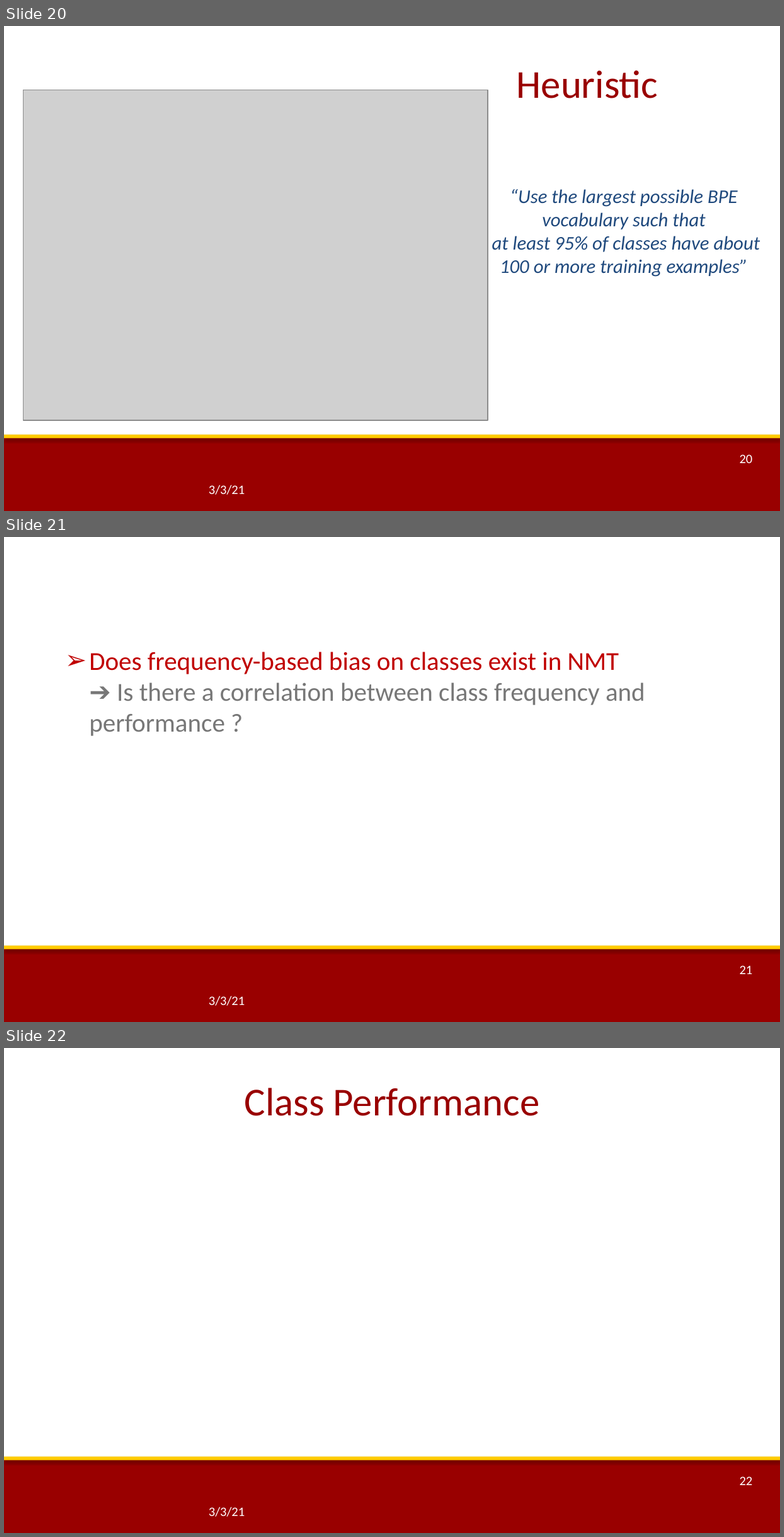
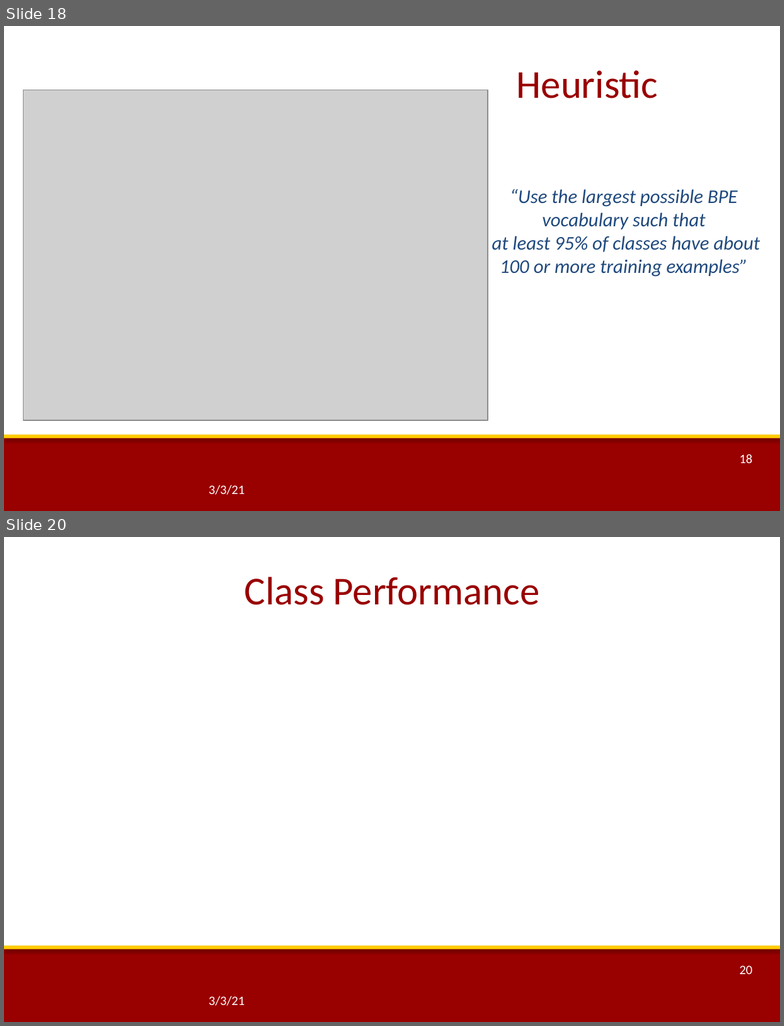
Before and after one commit to thammegowda/phd, a slide deck: quals-ppt/rev2-NMT-with-Imbalanced-Classes.pptx. Shown one above the other, each under a label of ours: slides 20, 21 and 22 before the commit, slides 18 and 20 after it; the slides between them are not shown. The pictures are 784x1537 and 784x1026 pixels, drawn with LibreOffice and Linux fonts; fonts in the diff are those of the drawing; grey boxes stand for pictures; background and template pictures are left out. Boxes give left, top, right and bottom in pixels: in the first picture for what was removed or moved away, otherwise in the second. Text is boxed around its words. In the diff, an @@ line names an element or a change of style, - is before the commit and + after.

```diff
--- a/quals-ppt/rev2-NMT-with-Imbalanced-Classes.pptx
+++ b/quals-ppt/rev2-NMT-with-Imbalanced-Classes.pptx
@@ slide 21 removed at (4, 537, 780, 1022), background #FFFFFF; not listed: 4 template elements that a slide beside it also shows @@
@@ text removed at (89, 652, 645, 736) @@
-➢ Does frequency-based bias on classes exist in NMT
-  ➔ Is there a correlation between class frequency and performance ?
@@ what was slide 20 is now slide 18 @@
@@ page number at (740, 454, 753, 463): text changed @@
-20
+18
@@ what was slide 22 is now slide 20 @@
@@ page number at (740, 965, 753, 974): text changed @@
-22
+20
```
Also in this commit, not shown: 22 slides changed, 3 slides added, 1 other slide removed, 3 other files.
